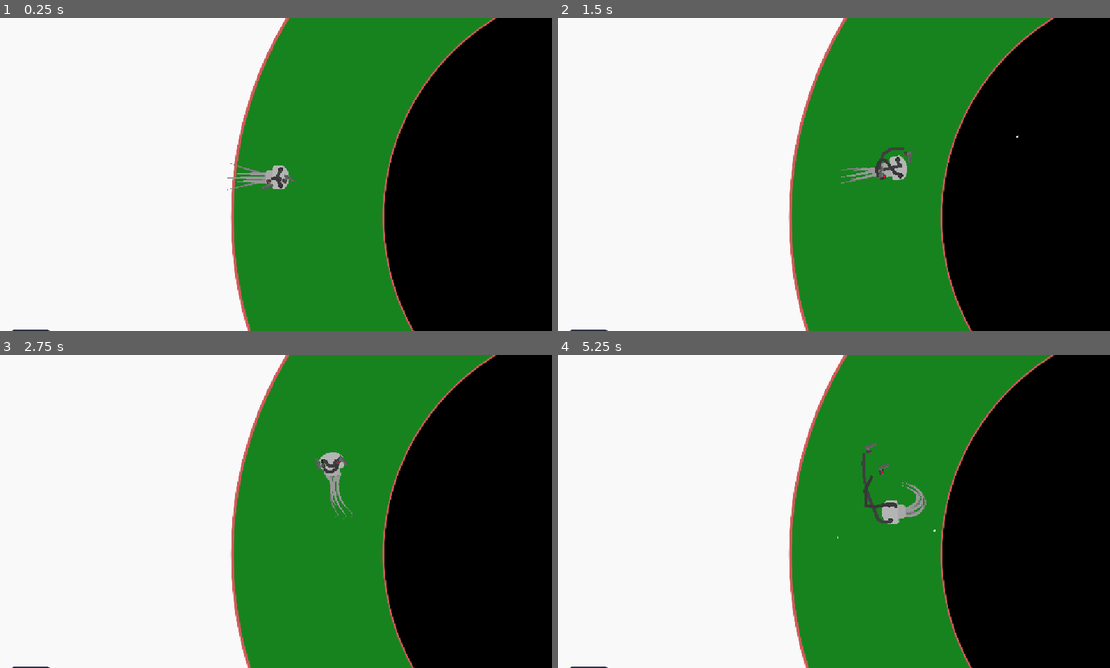
Above: before the commit, frames 1-4 (two rows, left to right).
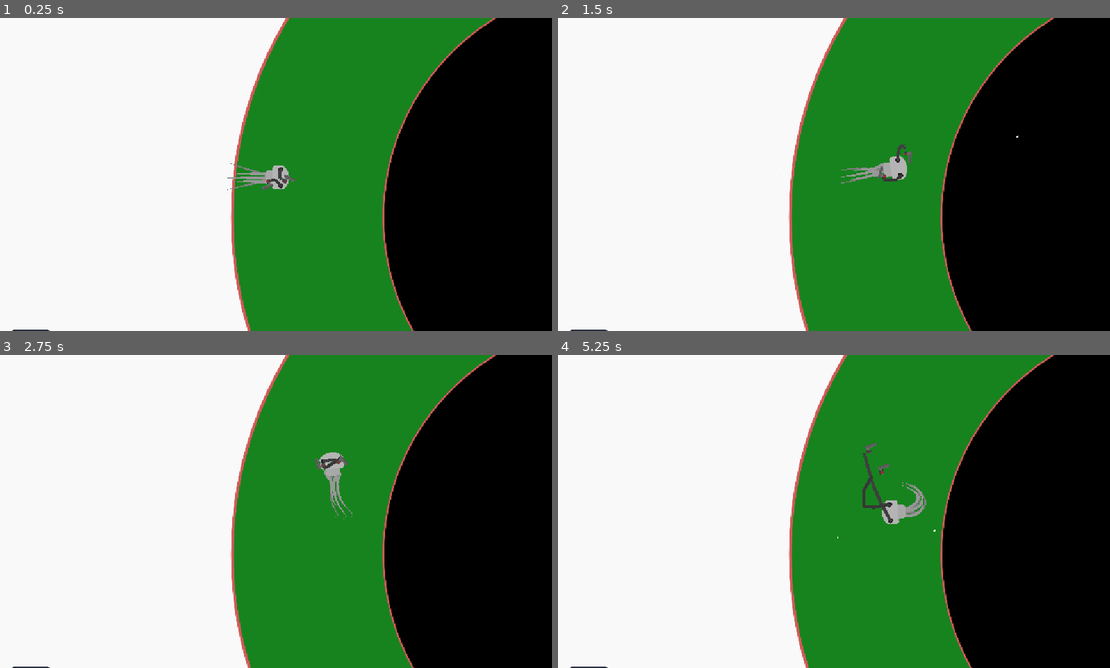
Above: after the commit, the same moments.

Repository: yourname3/eyegame
Game: Godot game, scene res://game.tscn
The game is run twice, just before and just after one commit, with the same random seed, the same clock (stepped at 60 frames per second) and the same inputs. The engine's default icon, where the game draws it, is replaced by a stand-in: a white triangle on a blue panel in a dark square.
Inputs (mouse positions are in pixels of both pictures, inside the frame that each line leads up to):
- Up to frame 1 (0.25 s): no input
- Up to frame 2 (1.5 s): move the mouse to (955, 158) at 0.52 s; move the mouse to (718, 190) at 1.27 s
- Up to frame 3 (2.75 s): move the mouse to (331, 442) at 2.02 s
- Up to frame 4 (5.25 s): move the mouse to (806, 574) at 2.77 s; move the mouse to (999, 558) at 3.52 s; move the mouse to (662, 464) at 4.27 s; move the mouse to (861, 511) at 5.02 s

The runs differ from the first frame. In frame 1, less than 0.1% of the frame differs, in the area x 49-52%, y 49-54%; in frame 2, 0.2%; in frame 3, less than 0.1%; in frame 4, 0.3%, in the area x 54-62%, y 31-54%.

Commit message:
Reduced spring count idea

Diff:
--- a/player/claw.gd
+++ b/player/claw.gd
@@ -8,7 +8,8 @@
 var smooth1: Vector2 = Vector2.ZERO
 var smooth2: Vector2 = Vector2.ZERO
 
-const POINT_COUNT = 32
+const POINT_COUNT = 5
+const INTERP_COUNT = 32
 var global_points := PackedVector2Array()
 var vels          := PackedVector2Array()
 
@@ -38,9 +39,12 @@
 	line.clear_points()
 
 	for i in range(0, POINT_COUNT):
-		line.add_point(Vector2.ZERO)
+		#line.add_point(Vector2.ZERO)
 		global_points.append(Vector2.ZERO)
 		vels.append(Vector2.ZERO)
+
+	for i in range(0, INTERP_COUNT):
+		line.add_point(Vector2.ZERO)
 
 	line.default_color = line_color
 
@@ -63,10 +67,6 @@
 	#	var to_last = global_points[i] - global_points[i - 1]
 	#	if to_last.length_squared() > (maxstep * maxstep):
 	#		global_points[i] = global_points[i - 1] + to_last.normalized() * maxstep
-
-	for i in range(0, global_points.size()):
-		line.points[i] = inv * get_parent().global_transform * global_points[i]
-		#
 
 func spring_damp(vel: Vector2, B: float = 20) -> Vector2:
 	return -B * vel
@@ -95,9 +95,23 @@
 	position = position.move_toward(target, 300 * delta)
 	global_rotation = rotate_toward(global_rotation, target.angle(), TAU * delta * 8)
 
+	_render_points()
+
+func _render_points() -> void:
 	var inv := line.global_transform.inverse()
-	for i in range(0, global_points.size()):
-		line.points[i] = inv * get_parent().global_transform * global_points[i]
+
+	var tformed := PackedVector2Array()
+
+	for i in range(0, POINT_COUNT):
+		tformed.append(inv * get_parent().global_transform * global_points[i])
+
+	const chunk = (INTERP_COUNT / (POINT_COUNT - 1))
+
+	for i in range(0, line.points.size()):
+		var a = i / chunk
+		var b = a + 1
+		var t = float(i - (a * chunk)) / float(chunk - 1)
+		line.points[i] = lerp(tformed[a], tformed[b], t)
 
 func _physics_process(delta: float) -> void:
 	_process_points(delta)
